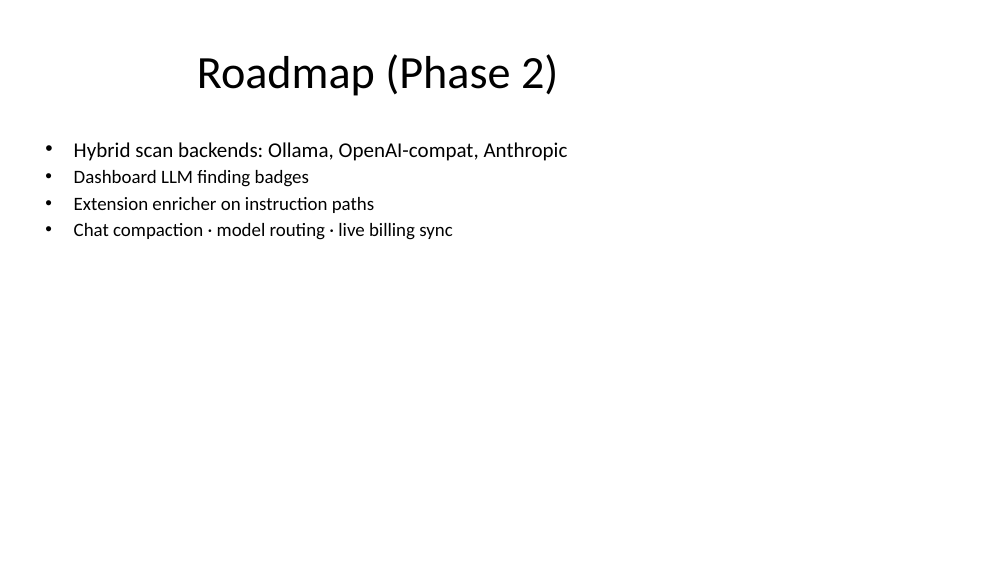
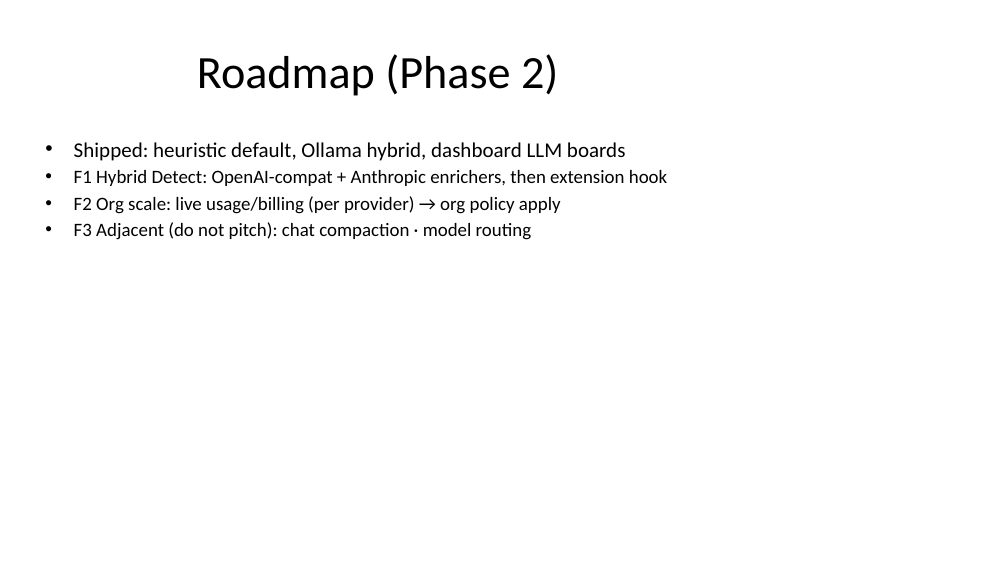
Before and after one commit to JordyNicholas/TokenForge, a slide deck: slide 10 of docs/pitch/TokenForge-Pitch.pptx. Drawn at 1008x567 pixels with LibreOffice and Linux fonts; fonts in the diff are those of the drawing. Boxes give left, top, right and bottom in pixels: in the first picture for what was removed or moved away, otherwise in the second. Text is boxed around its words. In the diff, an @@ line names an element or a change of style, - is before the commit and + after.

```diff
--- a/docs/pitch/TokenForge-Pitch.pptx
+++ b/docs/pitch/TokenForge-Pitch.pptx
@@ text at (74, 142, 667, 240): text changed @@
-• Hybrid scan backends: Ollama, OpenAI-compat, Anthropic
-• Dashboard LLM finding badges
-• Extension enricher on instruction paths
-• Chat compaction · model routing · live billing sync
+• Shipped: heuristic default, Ollama hybrid, dashboard LLM boards
+• F1 Hybrid Detect: OpenAI-compat + Anthropic enrichers, then extension hook
+• F2 Org scale: live usage/billing (per provider) → org policy apply
+• F3 Adjacent (do not pitch): chat compaction · model routing
```
Also in this commit, not shown: 5 other files.
